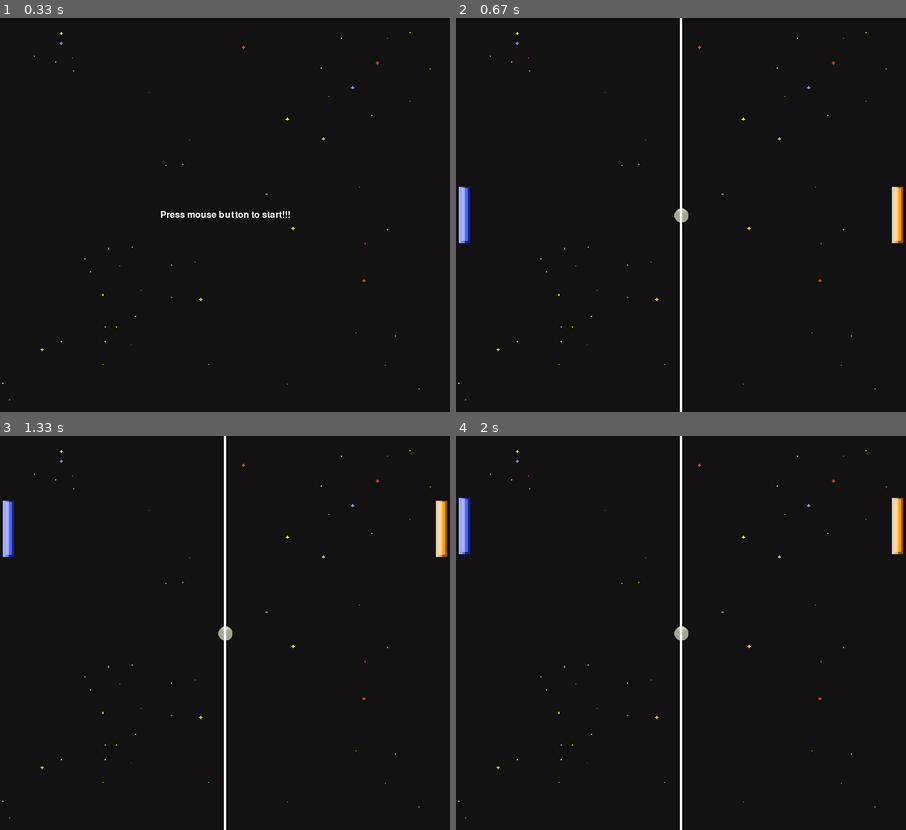
Above: before the commit, frames 1-4 (two rows, left to right).
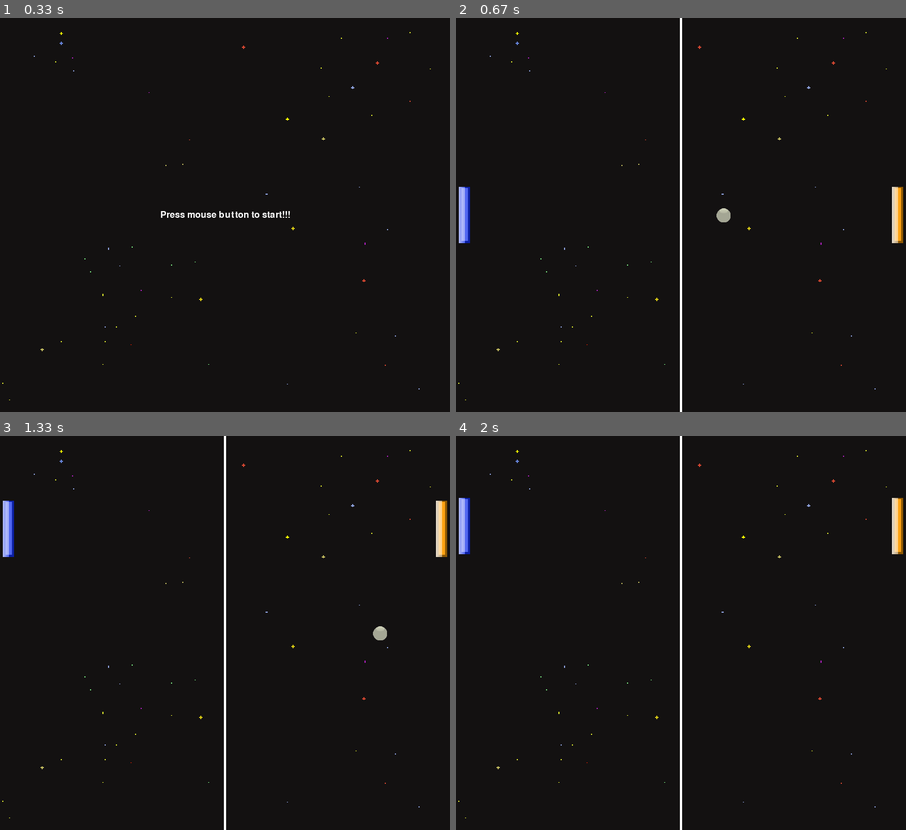
Above: after the commit, the same moments.

Repository: WiktorB2004/Pong-Python_pygame
Game: pygame game, started from main.py
Same seed, same stepped clock (60 frames per second), same inputs: the game is played once before the commit and once after it.
Inputs (mouse positions are in pixels of both pictures, inside the frame that each line leads up to):
- Up to frame 1 (0.33 s): no input
- Up to frame 2 (0.67 s): click (681, 215) at 0.38 s
- Up to frame 3 (1.33 s): hold W 0.67-1.13 s; hold Up 0.67-1.13 s; hold Up from 1.17 s (still down); hold W from 1.17 s (still down)
- Up to frame 4 (2 s): release Up at 1.63 s; release W at 1.63 s; hold Down 1.67-1.97 s; hold S 1.67-1.97 s

Frame 1 is identical in both runs. In frame 2, 0.2% of the frame differs, in the area x 48-61%, y 48-52%; in frame 3, 0.2%; in frame 4, less than 0.1%.

Commit message:
Re-made ball and refactored paddle movement

Diff:
--- a/main.py
+++ b/main.py
@@ -21,7 +21,7 @@
 BALL = pygame.transform.scale(pygame.image.load(os.path.join('Assets', 'ball.png')), (25, 25))
 # Classes
 class Paddle():
-    def __init__(self, x, y):
+    def __init__(self, x, y, img):
         self.x = x
         self.y = y
         self.lives = 3
@@ -30,23 +30,48 @@
         self.y += vel
 
 class Ball():
+    MAX_VEL = 5
     def __init__(self, x, y):
         self.x = x
         self.y = y
+        self.mask = pygame.mask.from_surface(BALL)
+        self.x_vel = self.MAX_VEL
+        self.y_vel = 0
+
+    def draw(self, win):
+        win.blit(BALL, (self.x, self.y))
+
+    def move(self):
+        self.x += self.x_vel
+        self.y += self.y_vel
+
+# Functions
+
+def handle_paddle_movement(pressed_keys, yellow_paddle, blue_paddle):
+    # BLUE PADDLE MOVEMENT - LEFT
+    if pressed_keys[pygame.K_w] and blue_paddle.y + paddle_vel > 0: # UP
+        blue_paddle.move(-paddle_vel)
+    if pressed_keys[pygame.K_s] and blue_paddle.y + BLUE_PADDLE.get_height() + paddle_vel < HEIGHT: # DOWN
+        blue_paddle.move(paddle_vel)
+    # YELLOW PADDLE MOVEMENT - RIGHT
+    if pressed_keys[pygame.K_UP] and yellow_paddle.y + paddle_vel > 0: # UP
+        yellow_paddle.move(-paddle_vel)
+    if pressed_keys[pygame.K_DOWN] and yellow_paddle.y + YELLOW_PADDLE.get_height() + paddle_vel < HEIGHT: # DOWN
+        yellow_paddle.move(paddle_vel)
 
 # Main game loop
 def main():
     run = True
     FPS = 60
     clock = pygame.time.Clock()
-    blue_paddle = Paddle(5, HEIGHT//2 - BLUE_PADDLE.get_height()//2)
-    yellow_paddle = Paddle(WIDTH - YELLOW_PADDLE.get_width() - 5, HEIGHT//2 - YELLOW_PADDLE.get_height()//2)
+    blue_paddle = Paddle(5, HEIGHT//2 - BLUE_PADDLE.get_height()//2, BLUE_PADDLE)
+    yellow_paddle = Paddle(WIDTH - YELLOW_PADDLE.get_width() - 5, HEIGHT//2 - YELLOW_PADDLE.get_height()//2, YELLOW_PADDLE)
     ball = Ball(WIDTH//2 - BALL.get_width()//2, HEIGHT//2 - BALL.get_height()//2)
     def redraw_window(window):
         window.blit(BG, (0, 0))
         window.blit(BLUE_PADDLE, (blue_paddle.x, blue_paddle.y))
         window.blit(YELLOW_PADDLE, (yellow_paddle.x, yellow_paddle.y))
-        window.blit(BALL, (ball.x, ball.y))
+        ball.draw(window)
         pygame.draw.rect(WIN, WHITE, BORDER)
         pygame.display.update()
 
@@ -57,16 +82,9 @@
             if event.type == pygame.QUIT:
                 quit()
         pressed_keys = pygame.key.get_pressed()
-        # BLUE PADDLE MOVEMENT
-        if pressed_keys[pygame.K_w] and blue_paddle.y + paddle_vel > 0: # UP
-            blue_paddle.move(-paddle_vel)
-        if pressed_keys[pygame.K_s] and blue_paddle.y + BLUE_PADDLE.get_height() + paddle_vel < HEIGHT: # DOWN
-            blue_paddle.move(paddle_vel)
-        # YELLOW PADDLE MOVEMENT
-        if pressed_keys[pygame.K_UP] and yellow_paddle.y + paddle_vel > 0: # UP
-            yellow_paddle.move(-paddle_vel)
-        if pressed_keys[pygame.K_DOWN] and yellow_paddle.y + YELLOW_PADDLE.get_height() + paddle_vel < HEIGHT: # DOWN
-            yellow_paddle.move(paddle_vel)
+
+        handle_paddle_movement(pressed_keys, yellow_paddle, blue_paddle)
+        ball.move()
 
 # Main menu
 def main_menu():
@@ -80,6 +98,7 @@
         for event in pygame.event.get():
             if event.type == pygame.QUIT:
                 run = False
+                break
             if event.type == pygame.MOUSEBUTTONDOWN:
                 main()
     pygame.quit()
